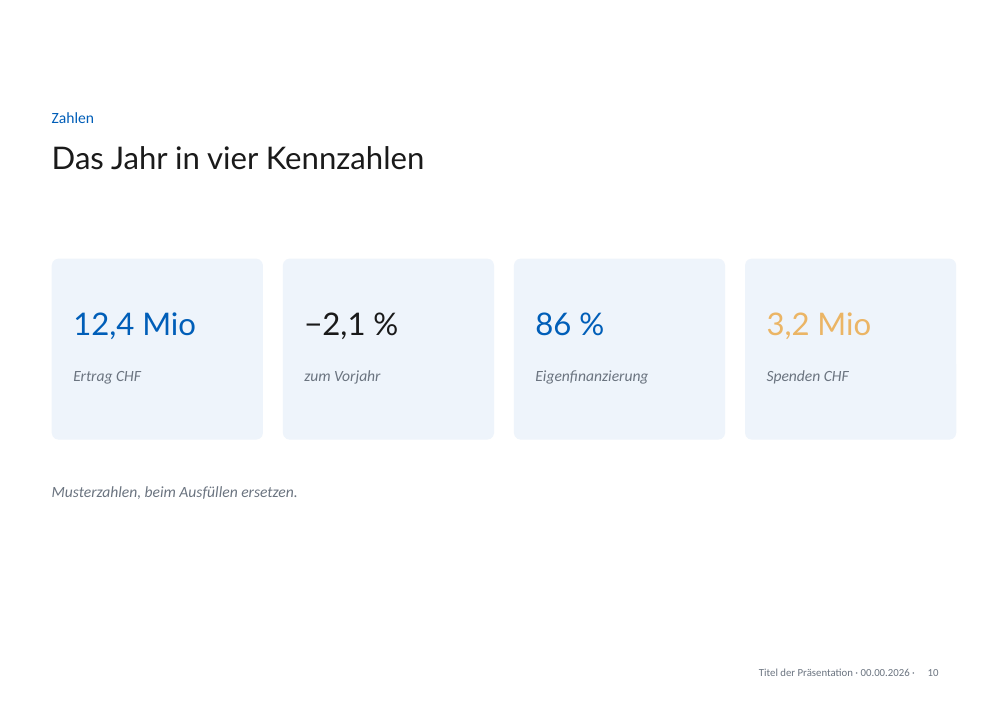
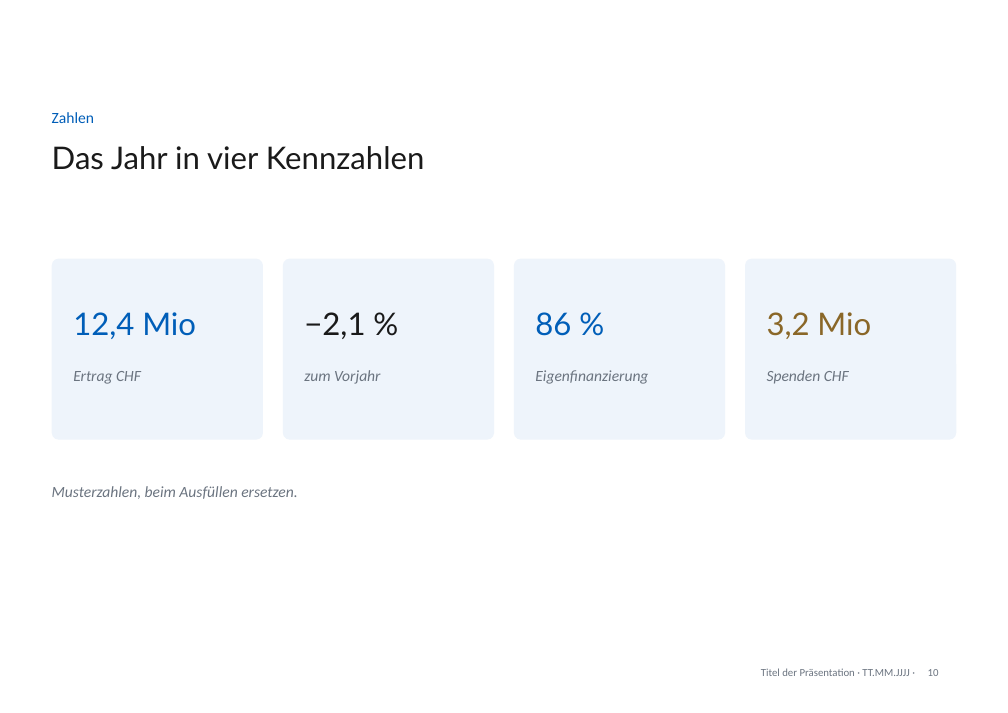
Before and after one commit to phtok/goeloggen, a slide deck: slide 10 of assets/templates/GoetheanumVorlageA4.pptx. Drawn at 1008x713 pixels with LibreOffice and Linux fonts; fonts in the diff are those of the drawing; background and template pictures are left out. Boxes give left, top, right and bottom in pixels: in the first picture for what was removed or moved away, otherwise in the second. Text is boxed around its words. In the diff, an @@ line names an element or a change of style, - is before the commit and + after.

Commit message:
PowerPoint-Vorlage: Kontraste, System-Gold und Datums-Platzhalter geregelt (#472)
Alle im Review gefundenen Regelverstösse behoben:
- B02: Fusszeile/Kontakt/Seitenzahl auf Blau, Geisterziffer, Kennzahl-Gold, Diagramm-Gold auf gerechnet konforme Werte.
- G22: Kicker »Kapitel 01«→»Kapitel 1«, Datum »00.00.2026«→»TT.MM.JJJJ«.
- Fundament: neues Token --on-accent-muted (Design-System 1.9.5).
Master-Seitenzahl auf Weiss + Theme-Swatches bewusst offen (separater Marken-/Weiss-Entscheid).

```diff
--- a/assets/templates/GoetheanumVorlageA4.pptx
+++ b/assets/templates/GoetheanumVorlageA4.pptx
@@ text "3,2 Mio" at (767, 312, 871, 339): text colour #EBB565 to #8A6728 @@
@@ text at (761, 668, 909, 676): text changed @@
-Titel der Präsentation · 00.00.2026 ·
+Titel der Präsentation · TT.MM.JJJJ ·
```
Also in this commit, not shown: 14 other slides changed, 4 other files.
